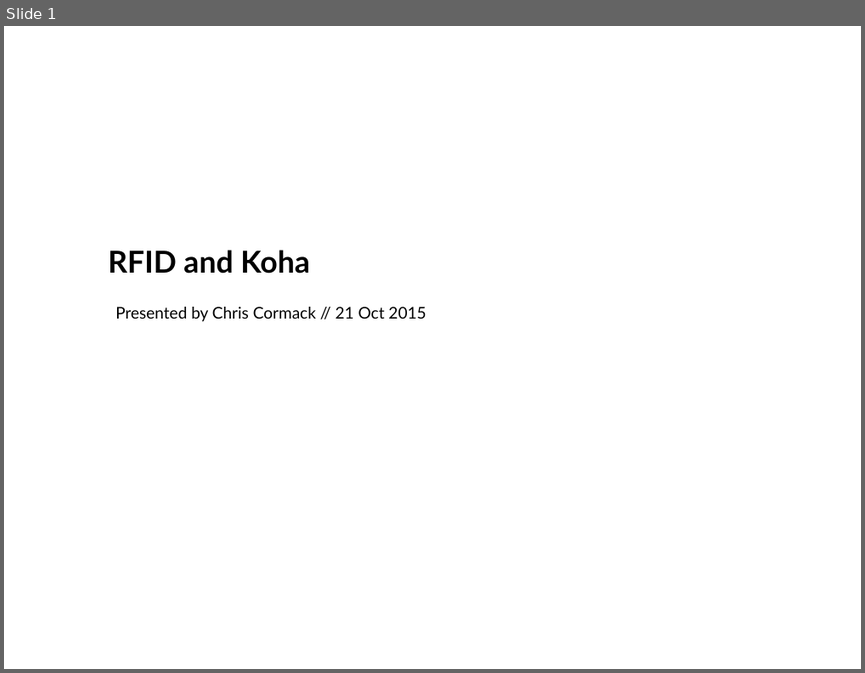
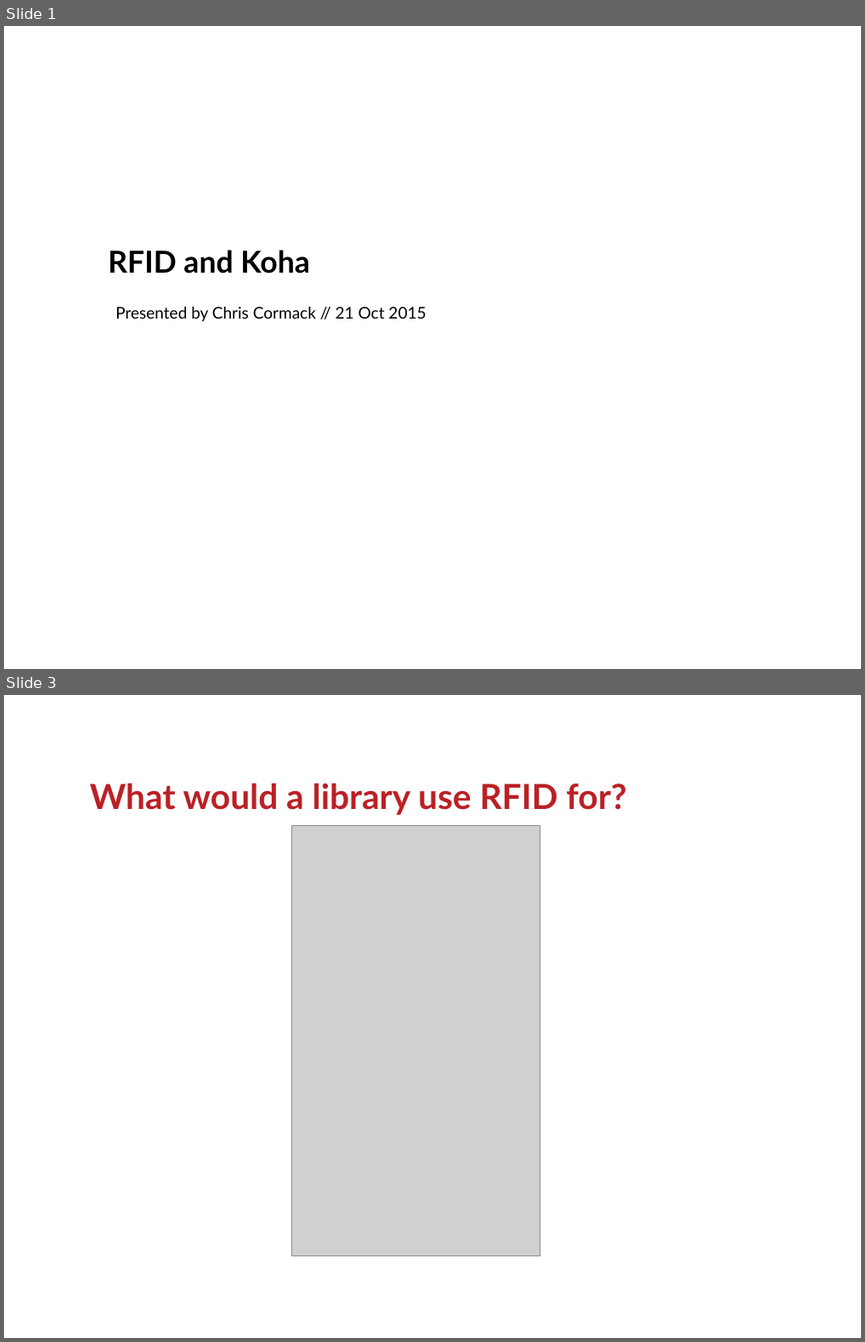
Before and after one commit to ranginui/presentation, a slide deck: kohacon15/rfid/rfid.odp. Shown one above the other, each under a label of ours: slide 1 before the commit, slides 1 and 3 after it; the slides between them are not shown. The pictures are 865x673 and 865x1342 pixels, drawn with LibreOffice and Linux fonts; fonts in the diff are those of the drawing; grey boxes stand for pictures; background and template pictures are left out. Boxes give left, top, right and bottom in pixels: in the first picture for what was removed or moved away, otherwise in the second. Text is boxed around its words. In the diff, an @@ line names an element or a change of style, - is before the commit and + after.

Commit message:
RFID presentation

```diff
--- a/kohacon15/rfid/rfid.odp
+++ b/kohacon15/rfid/rfid.odp
@@ slide 3 added at (x1=4, y1=695, x2=861, y2=1338), background #FFFFFF @@
@@ title added at (x1=90, y1=783, x2=626, y2=815), 32 pt, text #BB2025, bold @@
+What would a library use RFID for?
@@ picture added at (x1=291, y1=826, x2=540, y2=1255) @@
```
Also in this commit, not shown: 5 other slides added, 5 slides removed, 1 other file.
